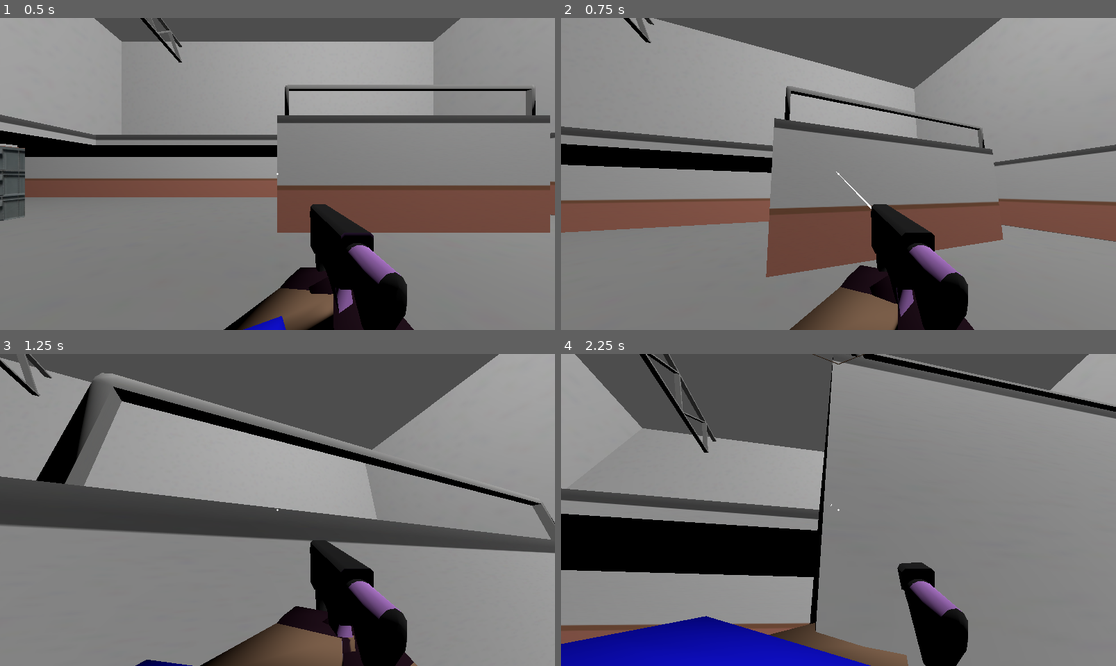
Above: before the commit, frames 1-4 (two rows, left to right).
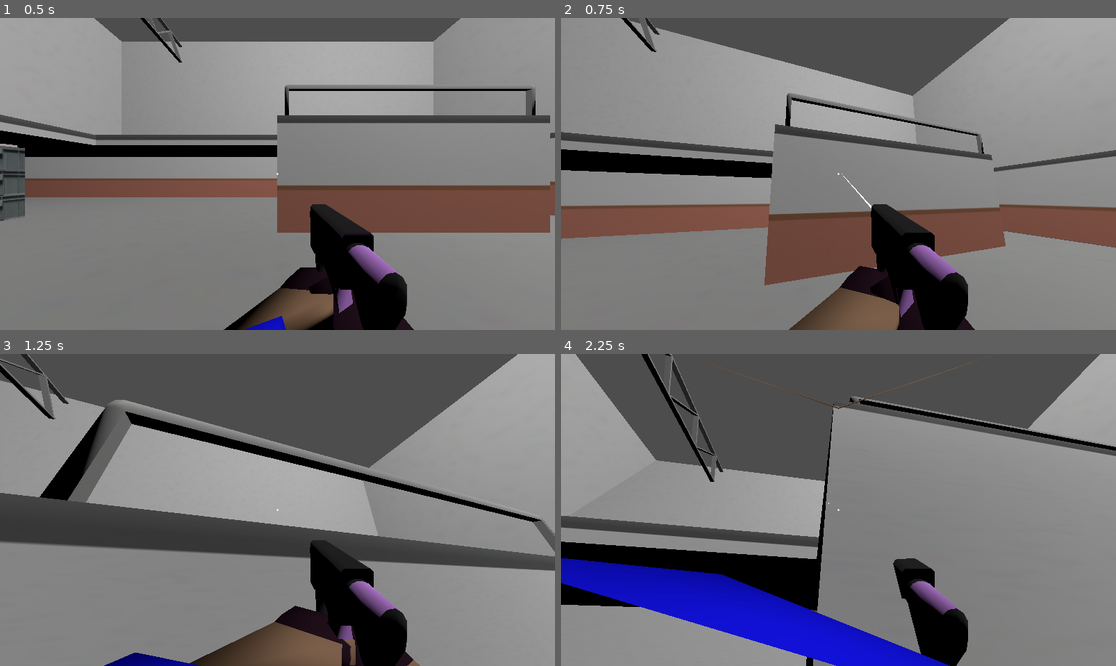
Above: after the commit, the same moments.

Repository: dairycultist/CityZoomer
Game: Godot game, scene res://level.tscn
Two runs of this game, one before a commit and one after it. Both use one fixed random seed, a clock stepped at 60 frames per second and the inputs below.
Inputs (mouse positions are in pixels of both pictures, inside the frame that each line leads up to):
- Up to frame 1 (0.5 s): no input
- Up to frame 2 (0.75 s): move the mouse to (866, 174) at 0.52 s; press the mouse at (866, 174) at 0.53 s; hold W (walk_up) from 0.53 s (still down)
- Up to frame 3 (1.25 s): keep holding W (walk_up); tap Space (jump) at 0.77 s
- Up to frame 4 (2.25 s): keep holding W (walk_up); move the mouse to (810, 510) at 1.27 s; release the mouse at (810, 510) at 1.28 s; click (810, 510) at 1.35 s; tap Space (jump) at 1.52 s; move the mouse to (849, 503) at 2.02 s; press the mouse at (849, 503) at 2.03 s

Frame 1 is identical in both runs. In frame 2, 12% of the frame differs, in the area x 0-100%, y 0-100%; in frame 3, 24%; in frame 4, 33%.

Commit message:
Steal AK fire sound from CS:GO

Diff:
--- a/player/local_player.tscn
+++ b/player/local_player.tscn
@@ -1,7 +1,8 @@
-[gd_scene load_steps=15 format=4 uid="uid://ng6xdry7dssv"]
+[gd_scene load_steps=16 format=4 uid="uid://ng6xdry7dssv"]
 
 [ext_resource type="Script" uid="uid://bkdclfxtxl7uw" path="res://player/local_player.gd" id="1_qjkh3"]
 [ext_resource type="AudioStream" uid="uid://v3dpiw87ok7o" path="res://player/hop.wav" id="3_g1dw6"]
+[ext_resource type="AudioStream" uid="uid://flw61tg813jw" path="res://player/cs_ak_fire.wav" id="4_2kkfv"]
 [ext_resource type="Material" uid="uid://c4du4s1lwy3w" path="res://player/model/player_mat.tres" id="6_2kkfv"]
 [ext_resource type="Texture2D" uid="uid://cvcn5stehsh65" path="res://player/crosshair.png" id="6_rgyib"]
 [ext_resource type="ArrayMesh" uid="uid://dli655ofg14gs" path="res://player/model/rifle.obj" id="7_hg6s5"]
@@ -249,6 +250,10 @@
 
 [node name="HopSound" type="AudioStreamPlayer" parent="."]
 stream = ExtResource("3_g1dw6")
+
+[node name="FireSound" type="AudioStreamPlayer" parent="."]
+stream = ExtResource("4_2kkfv")
+max_polyphony = 10
 
 [node name="Crosshair" type="TextureRect" parent="."]
 anchors_preset = 8
--- a/player/player.gd
+++ b/player/player.gd
@@ -12,7 +12,7 @@
 
 @export_group("Gunplay")
 
-@export var recoil: float = 3.0
+@export var recoil: float = 4.0
 
 @export var firerate_per_sec: float = 10
 
@@ -141,6 +141,9 @@
 
 	_change_look(0.0, -recoil)
 
+	$FireSound.pitch_scale = randf_range(0.95, 1.0)
+	$FireSound.play()
+
 	var query = PhysicsRayQueryParameters3D.create(
 		$CameraAnchor.global_position,
 		$CameraAnchor.global_position - $CameraAnchor.global_basis.z * 50.0
Not shown, added: player/cs_ak_fire.wav.import
Not shown, added: player/cs_ak_fire.wav
